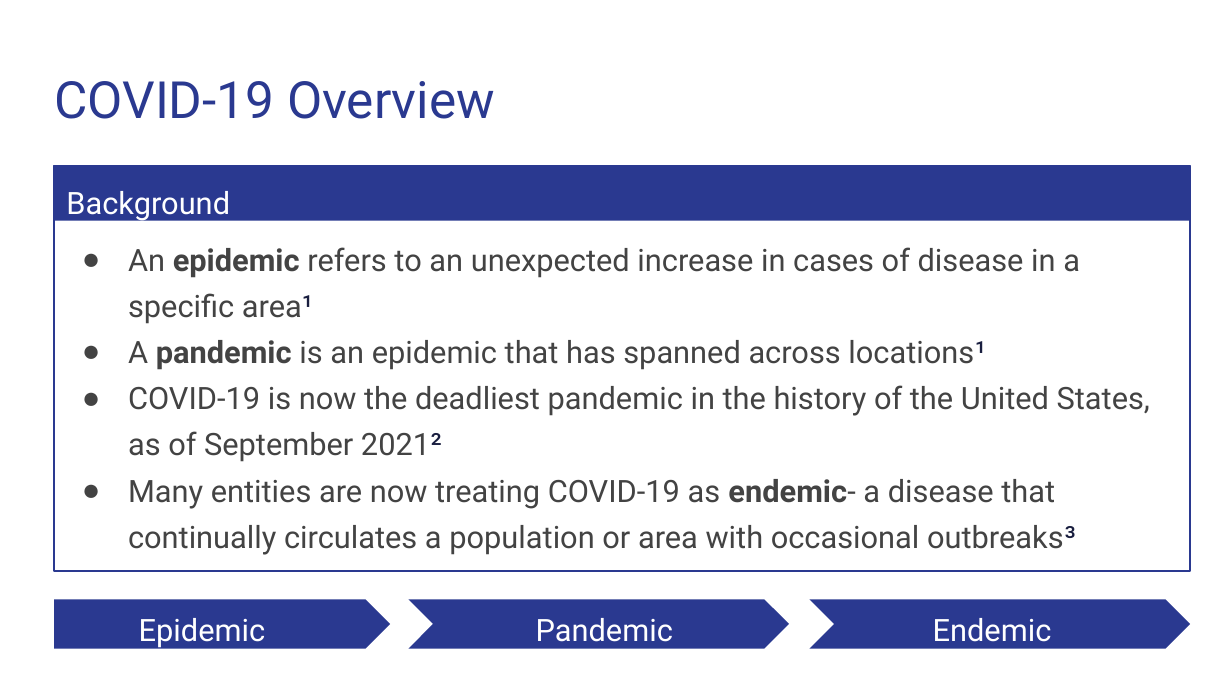
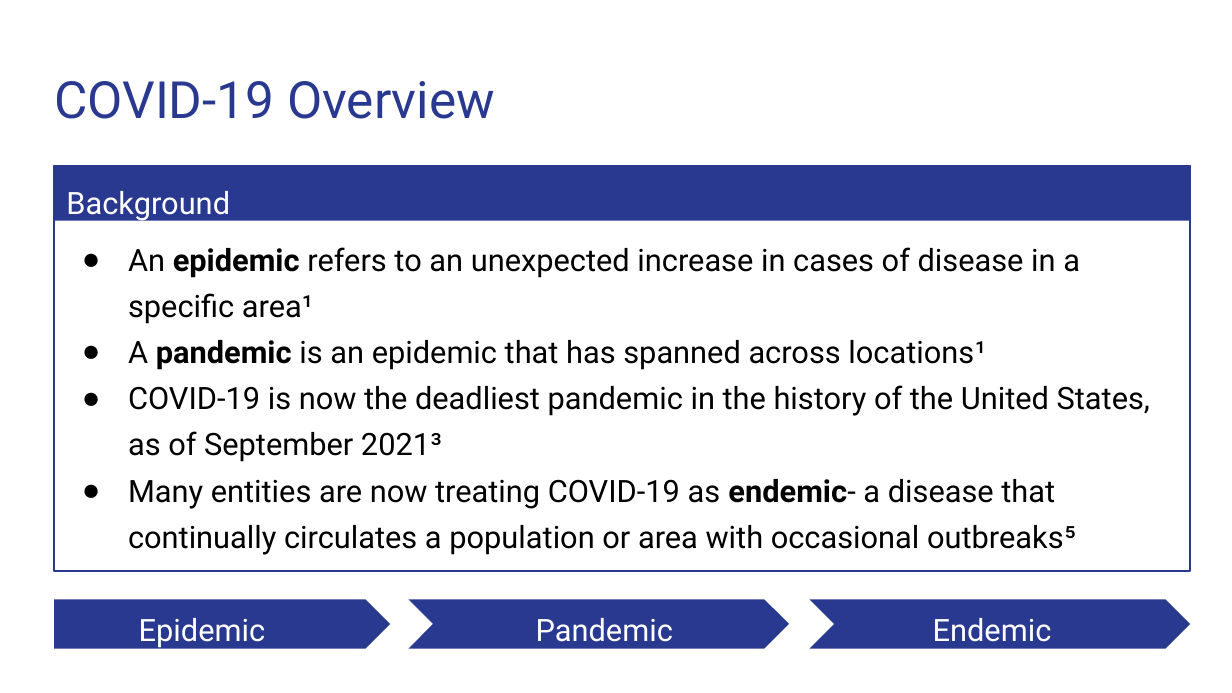
Before and after one commit to Magzzie/COVID-19_Analysis, a slide deck: slide 2 of COVID-19 Analysis.pptx. Drawn at 1232x693 pixels with LibreOffice and Linux fonts; fonts in the diff are those of the drawing. Boxes give left, top, right and bottom in pixels: in the first picture for what was removed or moved away, otherwise in the second. Text is boxed around its words. In the diff, an @@ line names an element or a change of style, - is before the commit and + after.

```diff
--- a/COVID-19 Analysis.pptx
+++ b/COVID-19 Analysis.pptx
@@ text at [128, 247, 1080, 370]: text colour #434343 to #000000 in "An epidemic refers to an unexpected increase ...", "A pandemic is an epidemic that has ..."; text colour #191E3F to #000000 in "area¹", "locations¹"; bullet colour #434343 to #000000 @@
@@ text at [128, 385, 1150, 555]: text changed; text colour #434343 to #000000 @@
-● COVID-19 is now the deadliest pandemic in the history of the United States, as of September 2021²
-● Many entities are now treating COVID-19 as endemic- a disease that continually circulates a population or area with occasional outbreaks³
+● COVID-19 is now the deadliest pandemic in the history of the United States, as of September 2021³
+● Many entities are now treating COVID-19 as endemic- a disease that continually circulates a population or area with occasional outbreaks⁵
```
Also in this commit, not shown: 7 other slides changed, 11 slides added, 5 slides removed.
